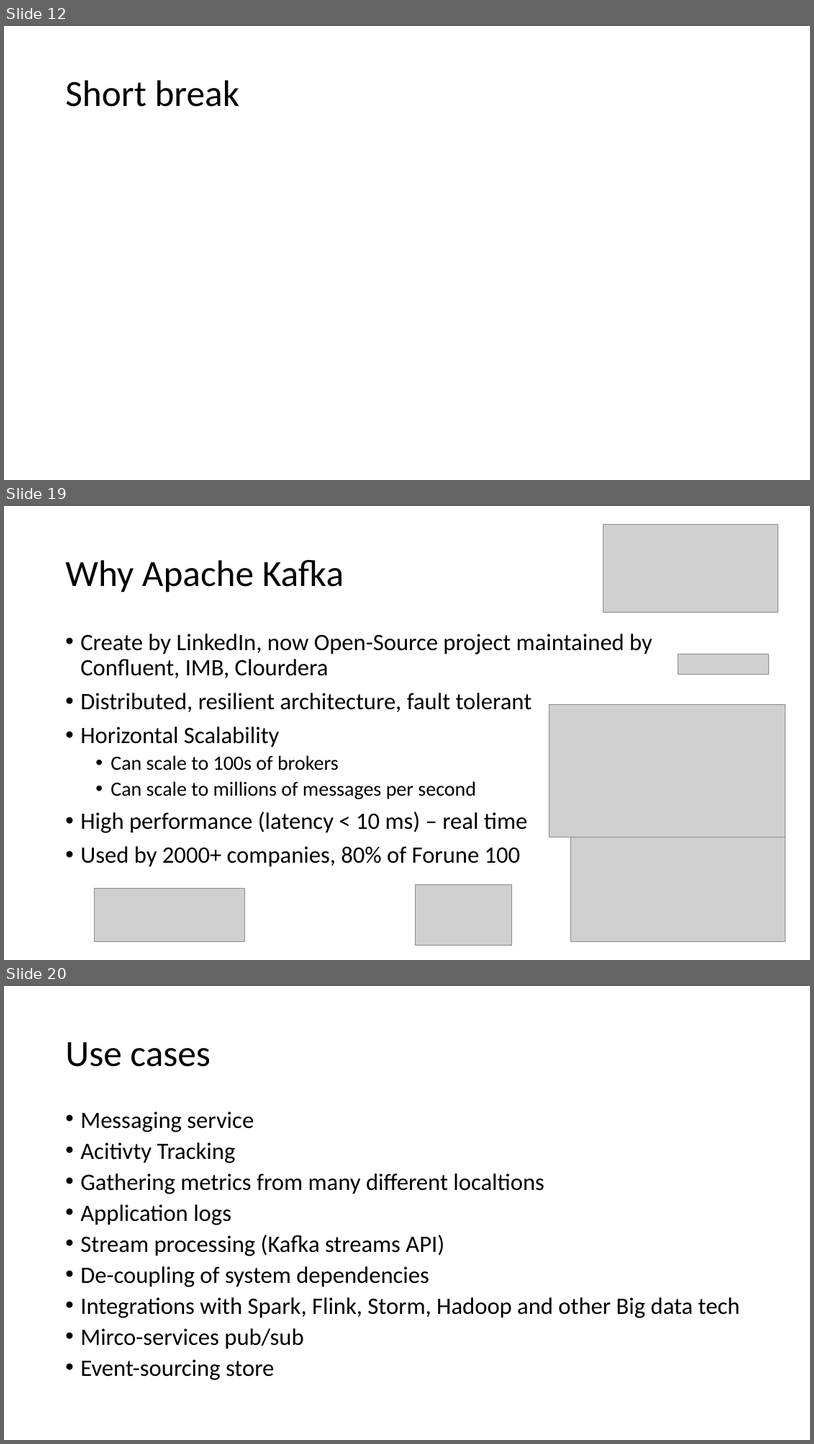
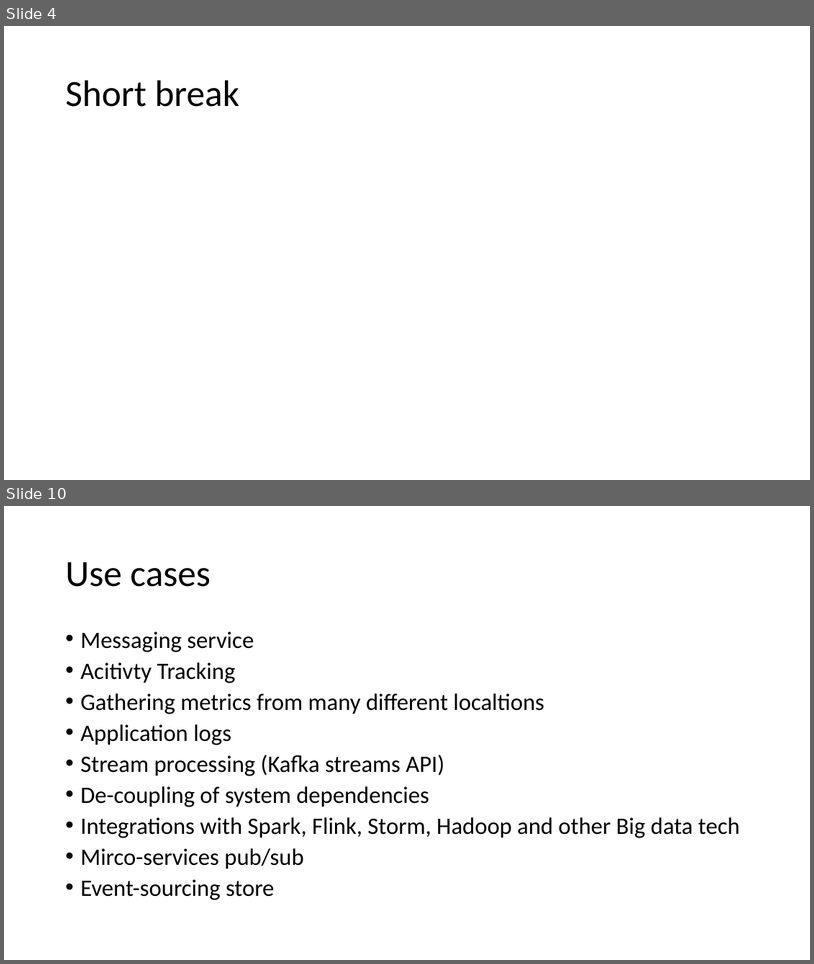
Before and after one commit to fortedigital/cg-kafka, a slide deck: workshop2/Kafka - 102.pptx. Shown one above the other, each under a label of ours: slides 12, 19 and 20 before the commit, slides 4 and 10 after it; the slides between them are not shown. The pictures are 814x1444 and 814x964 pixels, drawn with LibreOffice and Linux fonts; fonts in the diff are those of the drawing; grey boxes stand for pictures. Boxes give left, top, right and bottom in pixels: in the first picture for what was removed or moved away, otherwise in the second. Text is boxed around its words. In the diff, an @@ line names an element or a change of style, - is before the commit and + after.

```diff
--- a/workshop2/Kafka - 102.pptx
+++ b/workshop2/Kafka - 102.pptx
@@ slide 19 removed at (x1=4, y1=506, x2=810, y2=960), background #FFFFFF @@
@@ picture removed at (x1=604, y1=524, x2=779, y2=612) @@
@@ title removed at (x1=65, y1=560, x2=344, y2=592) @@
-Why Apache Kafka
@@ text removed at (x1=80, y1=633, x2=653, y2=867) @@
-• Create by LinkedIn, now Open-Source project maintained by Confluent, IMB, Clourdera
-• Distributed, resilient architecture, fault tolerant
-• Horizontal Scalability
-  • Can scale to 100s of brokers
-  • Can scale to millions of messages per second
-• High performance (latency < 10 ms) – real time
-• Used by 2000+ companies, 80% of Forune 100
@@ picture removed at (x1=679, y1=654, x2=769, y2=674) @@
@@ picture removed at (x1=549, y1=705, x2=786, y2=837) @@
@@ picture removed at (x1=571, y1=821, x2=786, y2=941) @@
@@ picture removed at (x1=94, y1=888, x2=244, y2=941) @@
@@ picture removed at (x1=415, y1=885, x2=512, y2=944) @@
@@ what was slide 12 is now slide 4 @@
@@ what was slide 20 is now slide 10 @@
```
Also in this commit, not shown: 3 slides changed, 3 slides added, 42 other slides removed, 11 other files.
